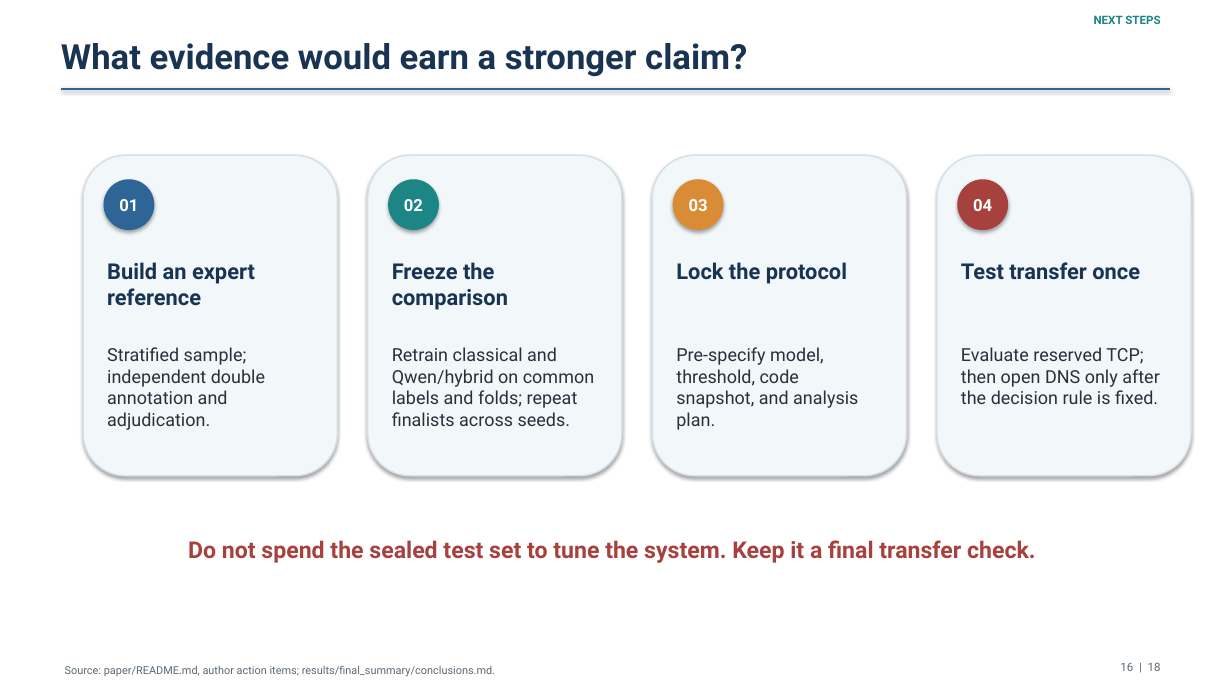
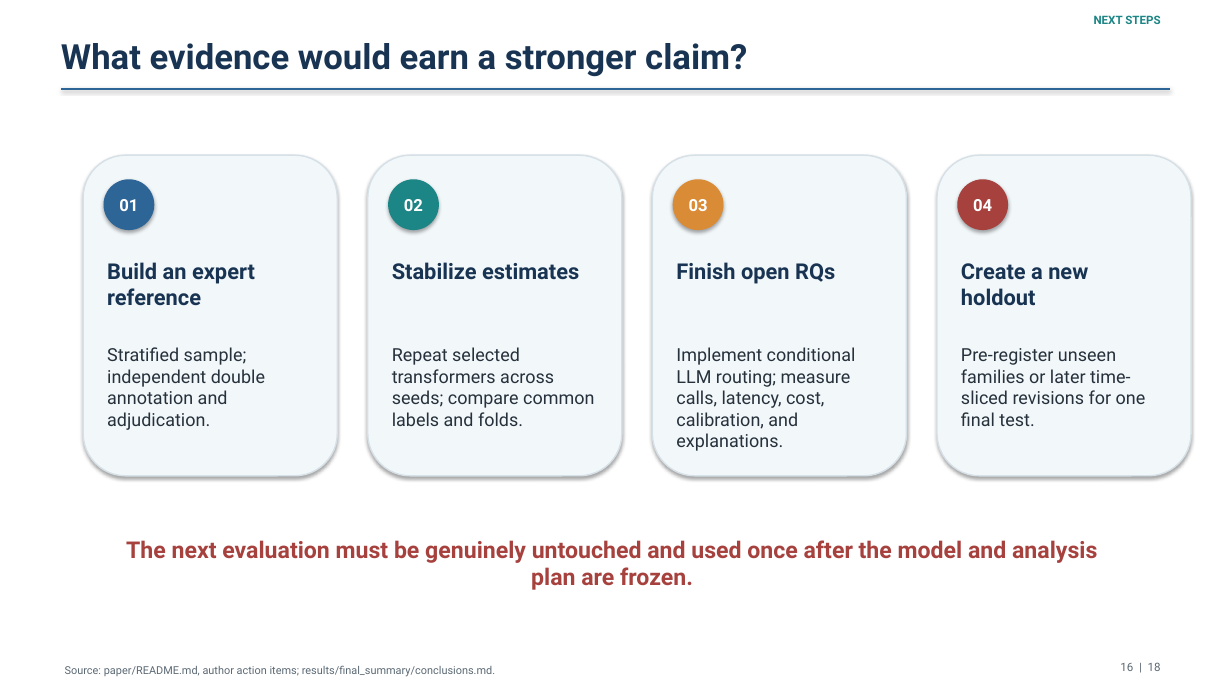
Before and after one commit to osama-elkhuriby/ietf-ambiguity-detection, a slide deck: slide 16 of paper/presentation/ietf_ambiguity_detection_presentation.pptx. Drawn at 1232x693 pixels with LibreOffice and Linux fonts; fonts in the diff are those of the drawing. Boxes give left, top, right and bottom in pixels: in the first picture for what was removed or moved away, otherwise in the second. Text is boxed around its words. In the diff, an @@ line names an element or a change of style, - is before the commit and + after.

```diff
--- a/paper/presentation/ietf_ambiguity_detection_presentation.pptx
+++ b/paper/presentation/ietf_ambiguity_detection_presentation.pptx
@@ text at (x1=392, y1=262, x2=579, y2=280): text changed @@
-Freeze the comparison
+Stabilize estimates
@@ text at (x1=676, y1=262, x2=835, y2=284): text changed @@
-Lock the protocol
+Finish open RQs
@@ text at (x1=961, y1=263, x2=1088, y2=306): text changed @@
-Test transfer once
+Create a new holdout
@@ text at (x1=392, y1=347, x2=594, y2=426): text changed @@
-Retrain classical and Qwen/hybrid on common labels and folds; repeat finalists across seeds.
+Repeat selected transformers across seeds; compare common labels and folds.
@@ text at (x1=676, y1=347, x2=856, y2=451): text changed @@
-Pre-specify model, threshold, code snapshot, and analysis plan.
+Implement conditional LLM routing; measure calls, latency, cost, calibration, and explanations.
@@ text at (x1=961, y1=348, x2=1146, y2=426): text changed @@
-Evaluate reserved TCP; then open DNS only after the decision rule is fixed.
+Pre-register unseen families or later time-sliced revisions for one final test.
@@ text at (x1=126, y1=540, x2=1097, y2=590): text changed @@
-Do not spend the sealed test set to tune the system. Keep it a final transfer check.
+The next evaluation must be genuinely untouched and used once after the model and analysis plan are frozen.
```
Also in this commit, not shown: 7 other slides changed, 2 slides added, 2 slides removed, 29 other files.
